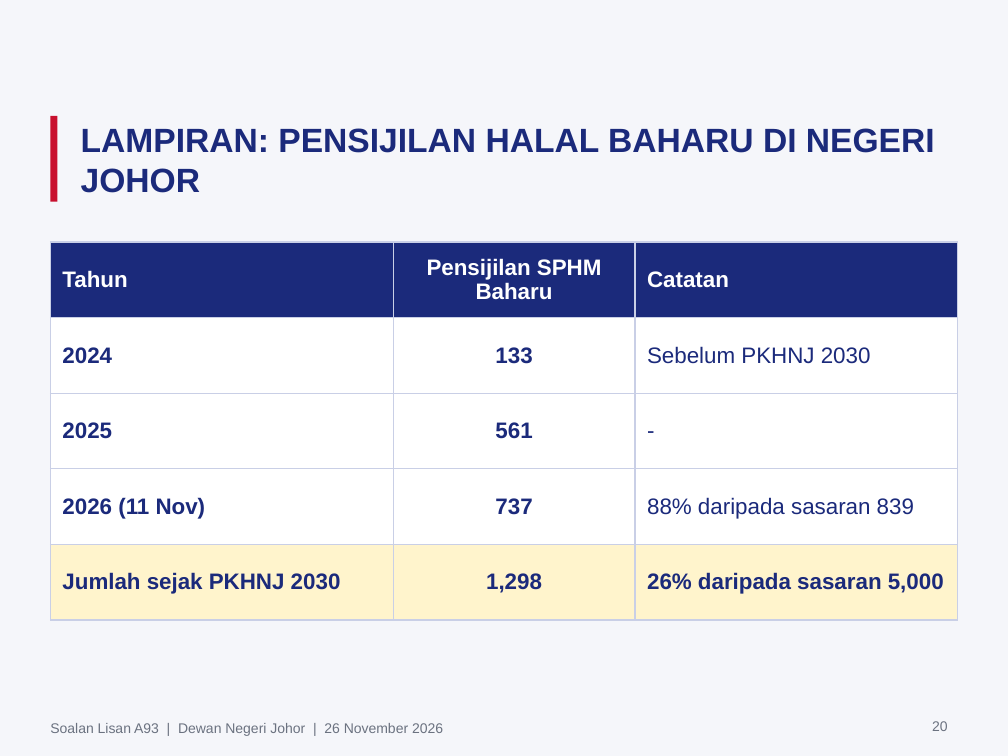
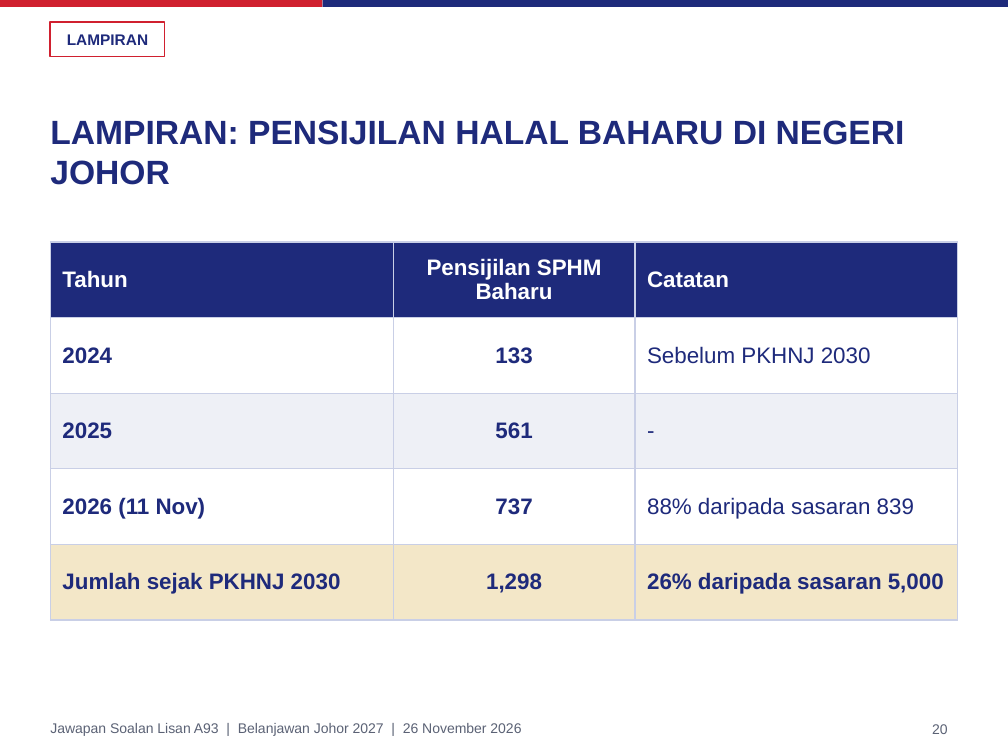
Before and after one commit to nawaljoe/Nawal, a slide deck: slide 20 of slides/A93_Halal_Johor_4x3.pptx. Drawn at 1008x756 pixels with LibreOffice and Linux fonts; fonts in the diff are those of the drawing; background and template pictures are left out. Boxes give left, top, right and bottom in pixels: in the first picture for what was removed or moved away, otherwise in the second. Text is boxed around its words. In the diff, an @@ line names an element or a change of style, - is before the commit and + after.

```diff
--- a/slides/A93_Halal_Johor_4x3.pptx
+++ b/slides/A93_Halal_Johor_4x3.pptx
@@ background #F5F6FA to #FFFFFF @@
@@ rectangle added at (0, 0, 323, 7), fill #D0202F @@
@@ rectangle added at (50, 22, 164, 56), fill #FFFFFF, outline #D0202F 1.25 pt @@
@@ rectangle added at (323, 0, 1008, 7), fill #1E2A7B @@
@@ text added at (67, 34, 148, 45), 11 pt, text #1E2A7B, bold @@
+LAMPIRAN
@@ title "LAMPIRAN: PENSIJILAN HALAL BAHARU DI ...": place and size @@
-title "LAMPIRAN: PENSIJILAN HALAL BAHARU DI ..." at (81, 128, 935, 193)
+title "LAMPIRAN: PENSIJILAN HALAL BAHARU DI ..." at (50, 120, 905, 185)
@@ title "LAMPIRAN: PENSIJILAN HALAL BAHARU DI ..." at (50, 120, 905, 185): text colour #1B2A7B to #1E2A7B @@
@@ rectangle removed at (50, 116, 57, 202) @@
@@ table at (50, 242, 958, 598) @@
@@ fill #1B2A7B to #1E2A7B in row 1 @@
@@ fill #FFFFFF to #EEF0F6 in row 3 @@
@@ fill #FFF4CC to #F3E7C8 in row 5 @@
@@ text colour #1B2A7B to #1E2A7B in "2024", "133", "Sebelum PKHNJ 2030", "2025" and 8 more places @@
@@ page number at (932, 724, 948, 734): text colour #6B7280 to #5B6275 @@
@@ text at (50, 723, 521, 736): text changed; text colour #6B7280 to #5B6275 @@
-Soalan Lisan A93 | Dewan Negeri Johor | 26 November 2026
+Jawapan Soalan Lisan A93 | Belanjawan Johor 2027 | 26 November 2026
```
Also in this commit, not shown: 22 other slides changed, 2 other files.
